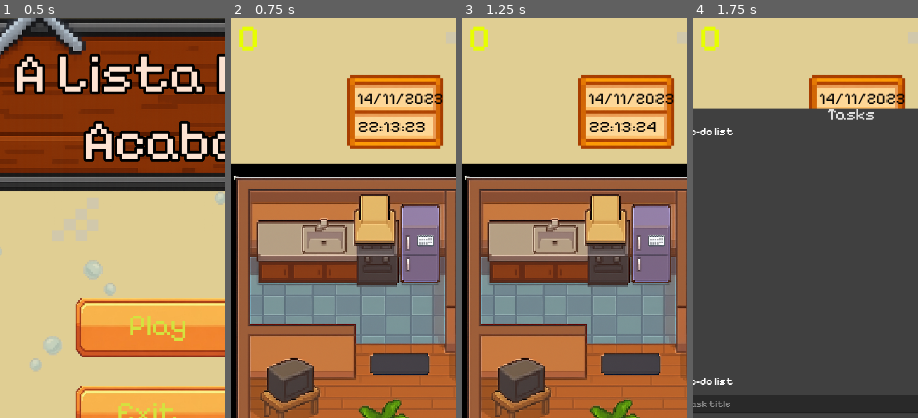
Above: before the commit, frames 1-4 (left to right).
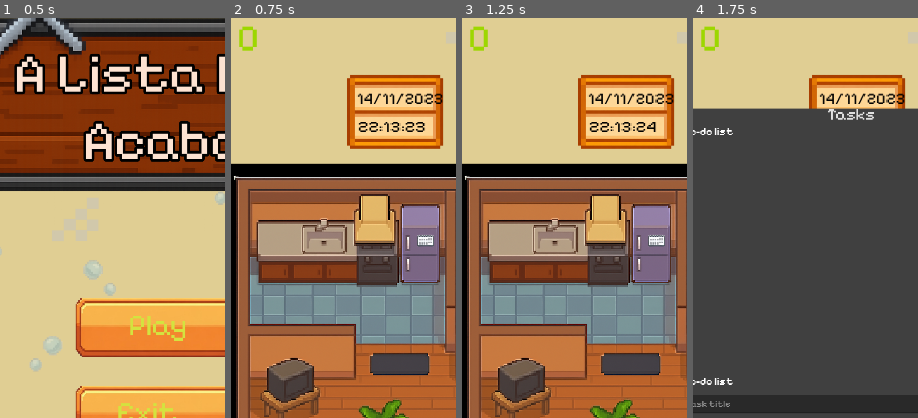
Above: after the commit, the same moments.

Repository: Guga-tab/a-lista-nao-acaba
Game: Godot game, scene res://scenes/title_screen.tscn
The game is run twice, just before and just after one commit, with the same random seed, the same clock (stepped at 60 frames per second) and the same inputs. Sound files missing from this copy of the repository are replaced by a short silence.
Inputs (mouse positions are % of the whole screen's width and height, from its top left):
- Up to frame 1 (0.5 s): no input
- Up to frame 2 (0.75 s): click "JOGAR" at 0.5 s
- Up to frame 3 (1.25 s): no input
- Up to frame 4 (1.75 s): click (57, 41) at 1.25 s
The pictures show only the part of the screen within x 15-65%, y 13-63%; the shares and areas given below are measured in that part.

Frame 1 is identical in both runs. In frame 2, 0.3% of the frame differs, in the area x 3-12%, y 2-9%; in frame 3, 0.3%; in frame 4, 0.3%.

Commit message:
iniciado desenvolvimento da tela de inventário

Diff:
--- /dev/null
+++ b/assets/item/test.tres
@@ -0,0 +1,9 @@
+[gd_resource type="Resource" script_class="InvItem" format=3 uid="uid://7nb2hlr2rsu7"]
+
+[ext_resource type="Script" uid="uid://b8f88hpekdg5c" path="res://scripts/inventory_item.gd" id="1_upj0w"]
+[ext_resource type="Texture2D" uid="uid://bxylpfkglu4s" path="res://assets/item/test.png" id="2_w8tlf"]
+
+[resource]
+script = ExtResource("1_upj0w")
+texture = ExtResource("2_w8tlf")
+metadata/_custom_type_script = "uid://b8f88hpekdg5c"
--- a/scenes/home.tscn
+++ b/scenes/home.tscn
@@ -16,6 +16,7 @@
 [ext_resource type="Texture2D" uid="uid://dtq2h20osrdc7" path="res://assets/icons/coin_icon.png" id="17_e42qu"]
 [ext_resource type="Texture2D" uid="uid://cpu1u1hbila5a" path="res://assets/icons/clock.png" id="17_o7pnx"]
 [ext_resource type="Script" uid="uid://b6y4o7162xqw2" path="res://scripts/coins.gd" id="17_snnha"]
+[ext_resource type="FontFile" uid="uid://noxa3dpws2ju" path="res://fonts/Pixelify_Sans/static/PixelifySans-Regular.ttf" id="18_aish6"]
 [ext_resource type="Script" uid="uid://cogl85fxukc6c" path="res://scripts/clock.gd" id="18_snnha"]
 
 [sub_resource type="Theme" id="Theme_sf0on"]
@@ -40,9 +41,9 @@
 font_color = Color(0, 0, 0, 1)
 
 [sub_resource type="LabelSettings" id="LabelSettings_ppa51"]
-font = ExtResource("1_wa5vk")
+font = ExtResource("18_aish6")
 font_size = 90
-font_color = Color(0.90588236, 1, 0, 1)
+font_color = Color(0.61329913, 0.8417012, 1.92523e-06, 1)
 
 [node name="Home" type="Control" unique_id=336287379]
 layout_mode = 3
--- /dev/null
+++ b/scenes/inv_ui.tscn
@@ -0,0 +1,13 @@
+[gd_scene format=3 uid="uid://w52gn00nsadr"]
+
+[ext_resource type="Script" uid="uid://d3bgbpm32wdug" path="res://scripts/inv_ui.gd" id="1_wefod"]
+
+[node name="Inventory" type="Control" unique_id=2007390830]
+layout_mode = 3
+anchors_preset = 0
+script = ExtResource("1_wefod")
+
+[node name="NinePatchRect" type="NinePatchRect" parent="." unique_id=1173754908]
+layout_mode = 0
+offset_right = 40.0
+offset_bottom = 40.0
--- /dev/null
+++ b/scripts/inv_ui.gd
@@ -0,0 +1,21 @@
+extends Control
+
+var is_open = false
+
+func _ready():
+	close()
+
+func open():
+	visible = true
+	is_open = true
+
+func _process(delta):
+	if Input.is_action_just_pressed("i"):
+		if is_open:
+			close()
+		else:
+			open()
+
+func close():
+	visible = false
+	is_open = false
--- /dev/null
+++ b/scripts/inventory.gd
@@ -0,0 +1,5 @@
+extends Resource
+
+class_name Inv
+
+@export var items: Array[InvItem]
--- /dev/null
+++ b/scripts/inventory_item.gd
@@ -0,0 +1,6 @@
+extends Resource
+
+class_name InvItem
+
+@export var name: String = ""
+@export var texture: Texture2D
Binary file added: assets/item/test.png
Not shown, added: assets/item/test.png.import
Not shown, added: scripts/inv_ui.gd.uid
Not shown, added: scripts/inventory.gd.uid
Not shown, added: scripts/inventory_item.gd.uid
